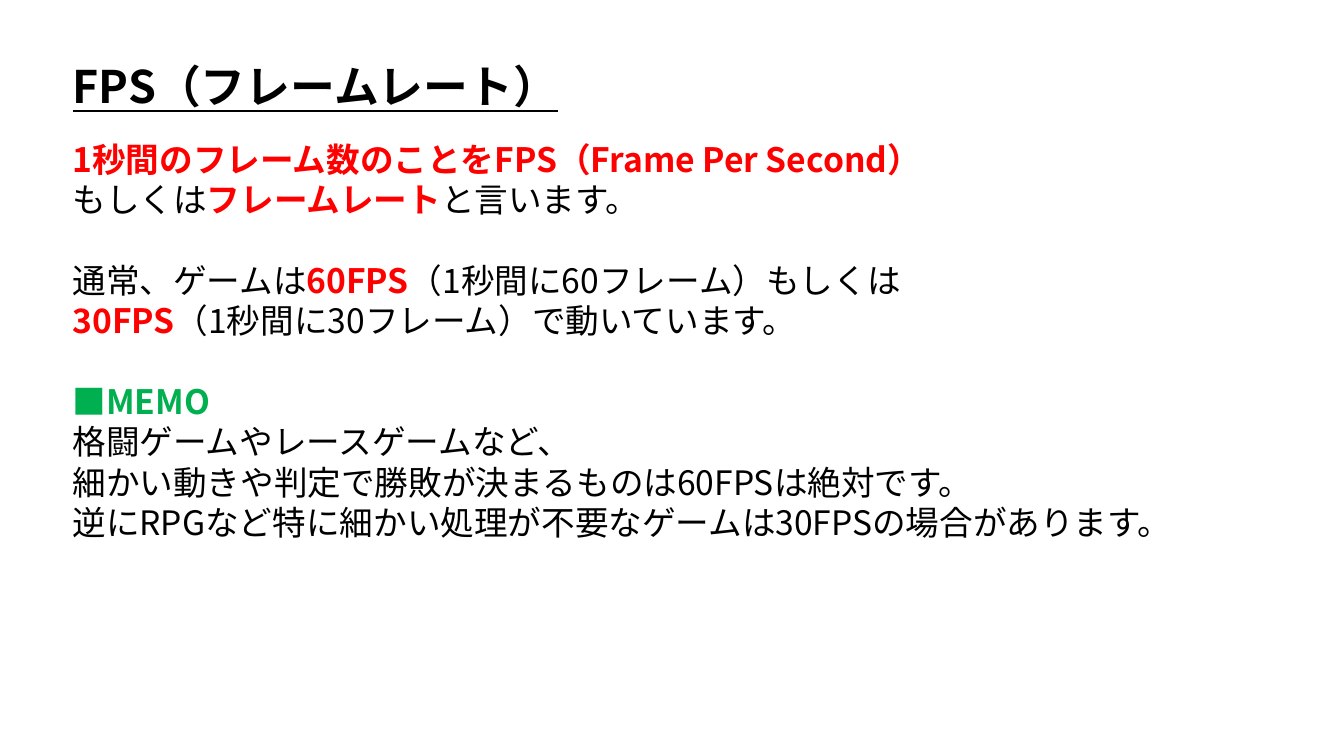
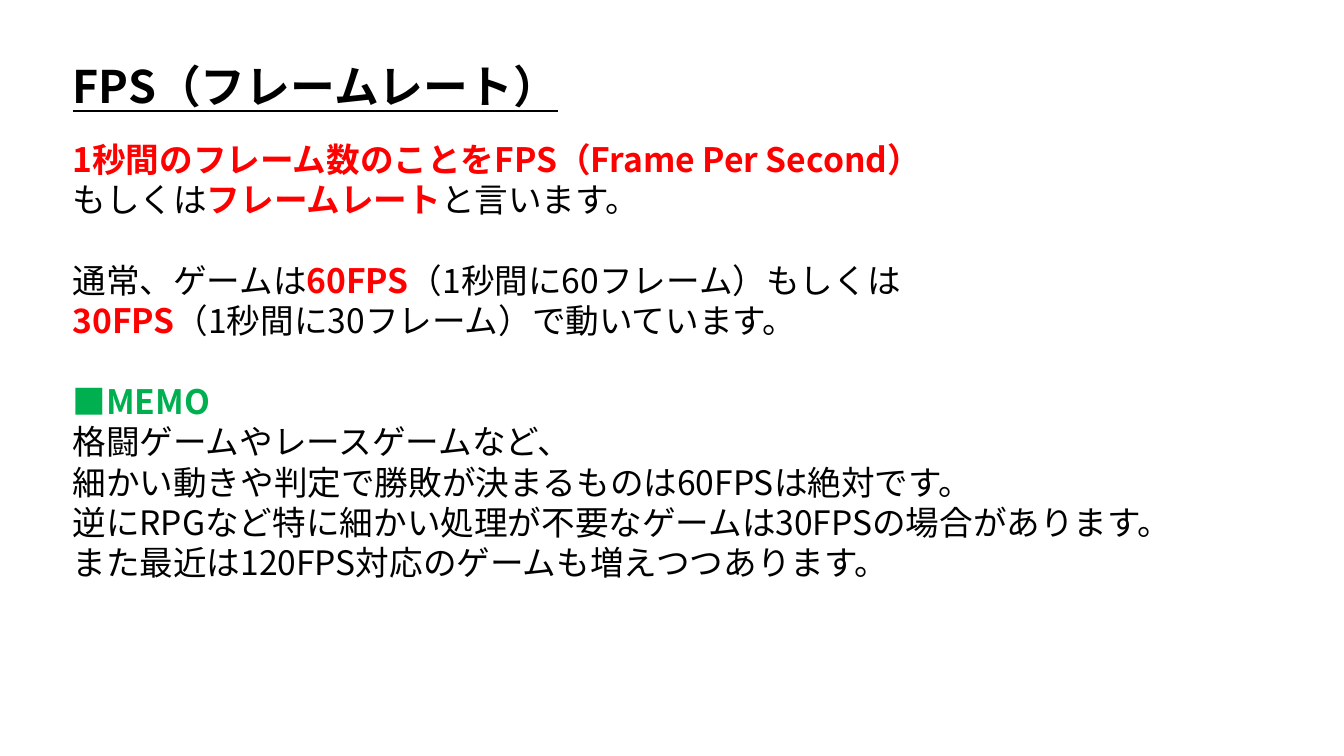
Before and after one commit to ArakiYusuke-Ohara/Textbook, a slide deck: slide 2 of ゲーム科1年/00_前期/ゲームプログラミングⅡ/00_FPS（フレームレート）.pptx. Drawn at 1344x756 pixels with LibreOffice and Linux fonts; fonts in the diff are those of the drawing. Boxes give left, top, right and bottom in pixels: in the first picture for what was removed or moved away, otherwise in the second. Text is boxed around its words. In the diff, an @@ line names an element or a change of style, - is before the commit and + after.

```diff
--- a/ゲーム科1年/00_前期/ゲームプログラミングⅡ/00_FPS（フレームレート）.pptx
+++ b/ゲーム科1年/00_前期/ゲームプログラミングⅡ/00_FPS（フレームレート）.pptx
@@ text at [72, 546, 888, 578]: paragraph added @@
+また最近は120FPS対応のゲームも増えつつあります。
```
Also in this commit, not shown: 1 other file.
